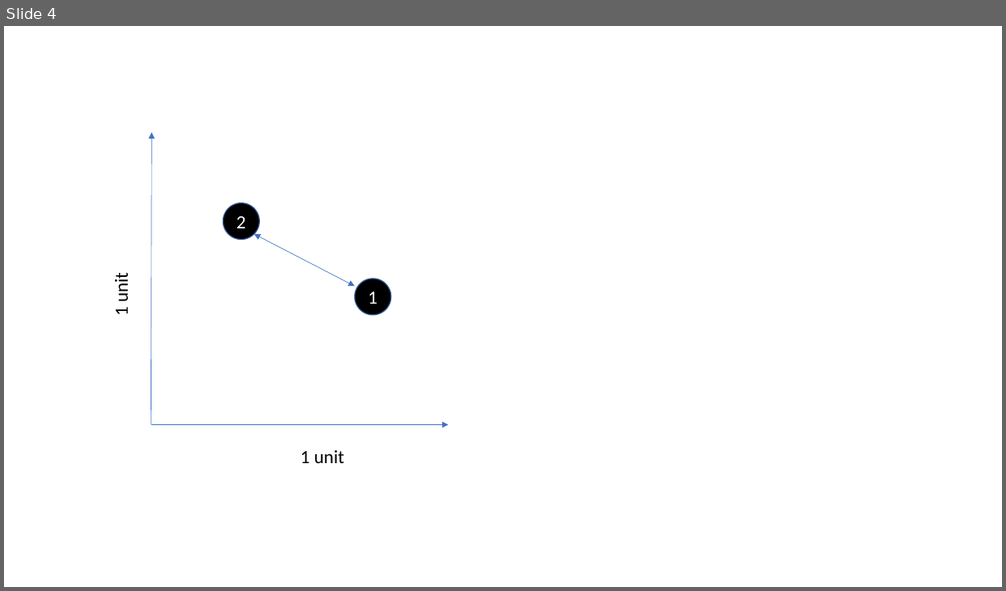
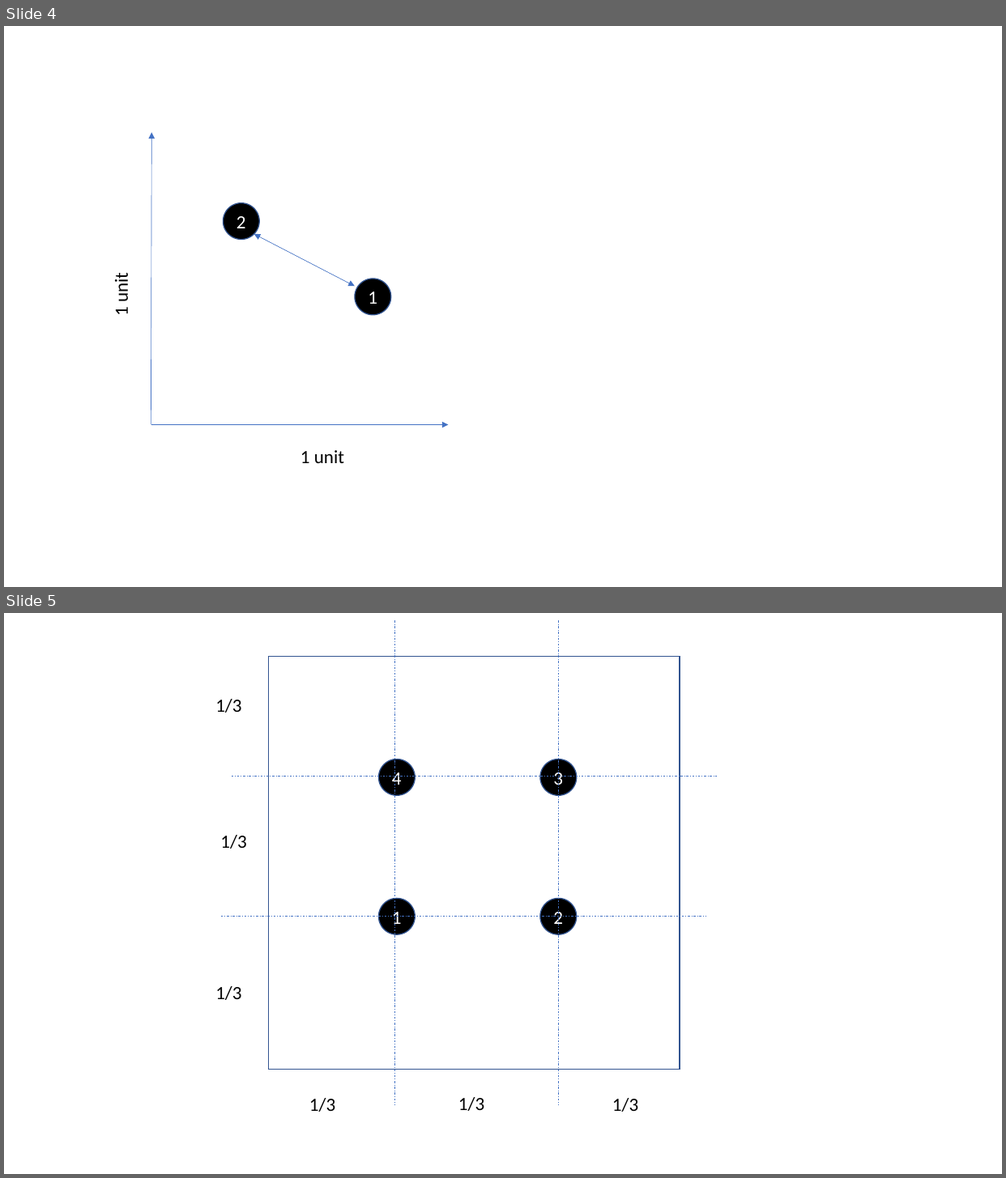
Before and after one commit to sdg002/sdg002.github.io, a slide deck: nne_distribution/Presentation1.pptx. Shown one above the other, each under a label of ours: slide 4 before the commit, slides 4 and 5 after it. The pictures are 1006x591 and 1006x1178 pixels, drawn with LibreOffice and Linux fonts; fonts in the diff are those of the drawing. Boxes give left, top, right and bottom in pixels: in the first picture for what was removed or moved away, otherwise in the second. Text is boxed around its words. In the diff, an @@ line names an element or a change of style, - is before the commit and + after.

```diff
--- a/nne_distribution/Presentation1.pptx
+++ b/nne_distribution/Presentation1.pptx
@@ slide 5 added at bbox=[4, 613, 1002, 1174], background #FFFFFF @@
@@ line added from (394, 620) to (394, 1105), #4472C4 0.5 pt dashed @@
@@ line added from (559, 620) to (559, 1105), #4472C4 0.5 pt dashed @@
@@ rectangle added at bbox=[268, 657, 680, 1070], outline #325491 1 pt @@
@@ text added at bbox=[215, 699, 241, 713], 18 pt, text #000000 @@
+1/3
@@ line added from (232, 776) to (717, 776), #4472C4 0.5 pt dashed @@
@@ ellipse added at bbox=[378, 759, 415, 796], fill #000000, outline #325491 1 pt, 18 pt, text #FFFFFF @@
+4
@@ ellipse added at bbox=[540, 759, 577, 796], fill #000000, outline #325491 1 pt, 18 pt, text #FFFFFF @@
+3
@@ text added at bbox=[220, 835, 246, 849], 18 pt, text #000000 @@
+1/3
@@ ellipse added at bbox=[378, 898, 415, 935], fill #000000, outline #325491 1 pt, 18 pt, text #FFFFFF @@
+1
@@ ellipse added at bbox=[540, 898, 577, 935], fill #000000, outline #325491 1 pt, 18 pt, text #FFFFFF @@
+2
@@ line added from (221, 917) to (707, 917), #4472C4 0.5 pt dashed @@
@@ text added at bbox=[215, 986, 241, 1000], 18 pt, text #000000 @@
+1/3
@@ text added at bbox=[309, 1098, 335, 1112], 18 pt, text #000000 @@
+1/3
@@ text added at bbox=[458, 1097, 484, 1111], 18 pt, text #000000 @@
+1/3
@@ text added at bbox=[612, 1098, 638, 1112], 18 pt, text #000000 @@
+1/3
```
Also in this commit, not shown: 2 other slides added, 6 other files.
